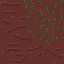
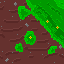
Layers edited between the first and the second 64px x 64px image:
removed layer "specs copy" over [0, 1, 63, 63]
painted on "Background" over [0, 0, 64, 63]
